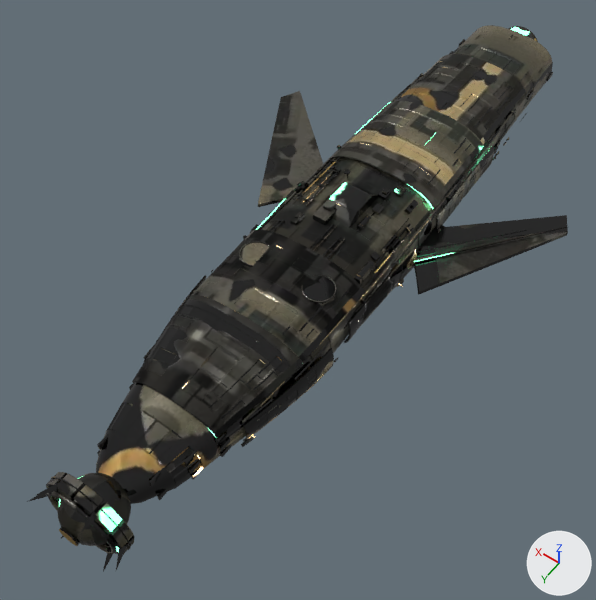
Two versions of the glTF model sovereign/src/data/models/eye_knife_hero.glb, one commit apart.
Rendered twice from a camera (50 mm lens) standing at (-21.6, 33.7, 46.1) and looking at (0.2, 3.2, -1.8). Every picture has the same lights, and +X, +Y and +Z are marked at lower right. The first picture is the older version. Where no turn or scale is listed for an object, it has been applied to the vertices. Vertices at exactly the same position are counted once.

Script lines for the objects in view, before the commit:
```python
me_mesh_0 = bpy.data.meshes.new('Mesh_0')
me_mesh_0.from_pydata(...)  # 33126 vertices, 64808 faces; spans x 0.0..26.9, y -58.2..0.0, z 0.0..6.9
me_mesh_0.materials.append(mat_baked_hull)
ob_mesh_0 = bpy.data.objects.new('Mesh_0', me_mesh_0)
ob_mesh_0.location = (-13.43, 26.28, -3.0)
```
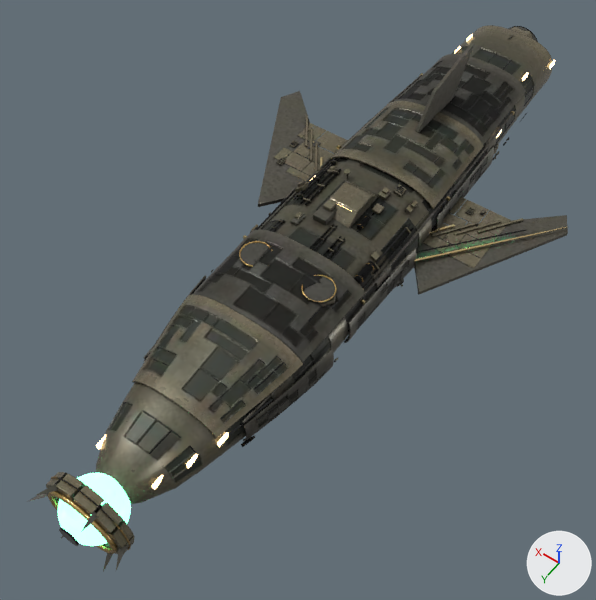
Boxes [x1, y1, x2, y2] around the edits, measured in the pictures (596 x 600 px):
part 1 of me_mesh_0, added
    after: [454, 220, 501, 235]
part 2 of me_mesh_0, added
    after: [478, 218, 524, 233]
part 3 of me_mesh_0, deleted
    before: [97, 39, 553, 500]
part 4 of me_mesh_0, built on
    before: [51, 87, 568, 509]
    after: [61, 34, 568, 547]
part 5 of me_mesh_0, surface changed
    both: [35, 26, 552, 572]

Patch to the scene script:
```diff
--- a/sovereign/src/data/models/eye_knife_hero.glb.py
+++ b/sovereign/src/data/models/eye_knife_hero.glb.py
@@ me_mesh_0 @@
 # used by ob_mesh_0; location = (-13.43, 26.28, -3.0)
-me_mesh_0.from_pydata(...)  # 33126 vertices, 64808 faces; spans x 0.0..26.9, y -58.2..0.0, z 0.0..6.9
+me_mesh_0.from_pydata(...)  # 35191 vertices, 68730 faces; spans x 0.0..26.9, y -58.2..0.0, z 0.0..9.9
+# me_mesh_0 part 1: the loose piece of 56 vertices spanning x 12.6..14.3, y -28.2, z 6.5..6.8 is copied, and the copy is multiplied about its middle by the matrix ((1.298, 0.002, 0.004), (1.898, 0.017, -0.002), (0.0, 0.042, 0.666)), then moved by (-7.7, -7.2, -3.6); it spans x 4.6..6.9, y -37.0..-33.8, z 3.0..3.1
+# me_mesh_0 part 2: the loose piece of 56 vertices spanning x 12.6..14.3, y -28.2, z 6.5..6.8 is copied, and the copy is multiplied about its middle by the matrix ((1.298, -0.003, 0.004), (1.898, 0.019, -0.002), (0.0, 0.042, 0.666)), then moved by (-9.0, -8.4, -3.6); it spans x 3.3..5.6, y -38.2..-35.0, z 3.0..3.1
+# me_mesh_0 part 3: 22 loose pieces with 176 vertices, spanning x 8.9..18.5, y -56.5..-5.0, z 2.5..4.4, are deleted
+# me_mesh_0 part 4: 541 vertices moved within x 0.0..26.8, y -58.0..-1.2, z 0.7..6.3; 1505 vertices added at x 4.1..23.6, y -56.5..-5.0, z 3.0..9.9
+# me_mesh_0 part 5: 32840 kept faces spanning x 0.1..26.9, y -58.2..0.0, z 0.0..6.9 get new texture (UV) coordinates
+# other edits to the shape of me_mesh_0 do not show in these pictures
 me_mesh_0.materials.append(mat_baked_hull)
```
